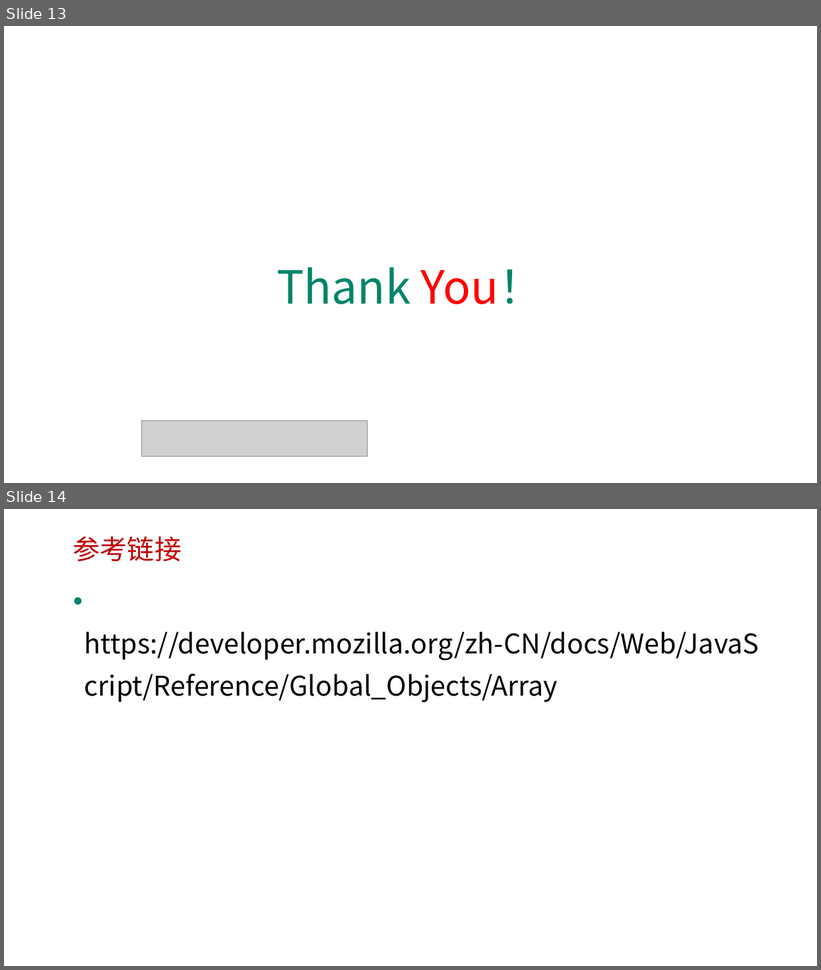
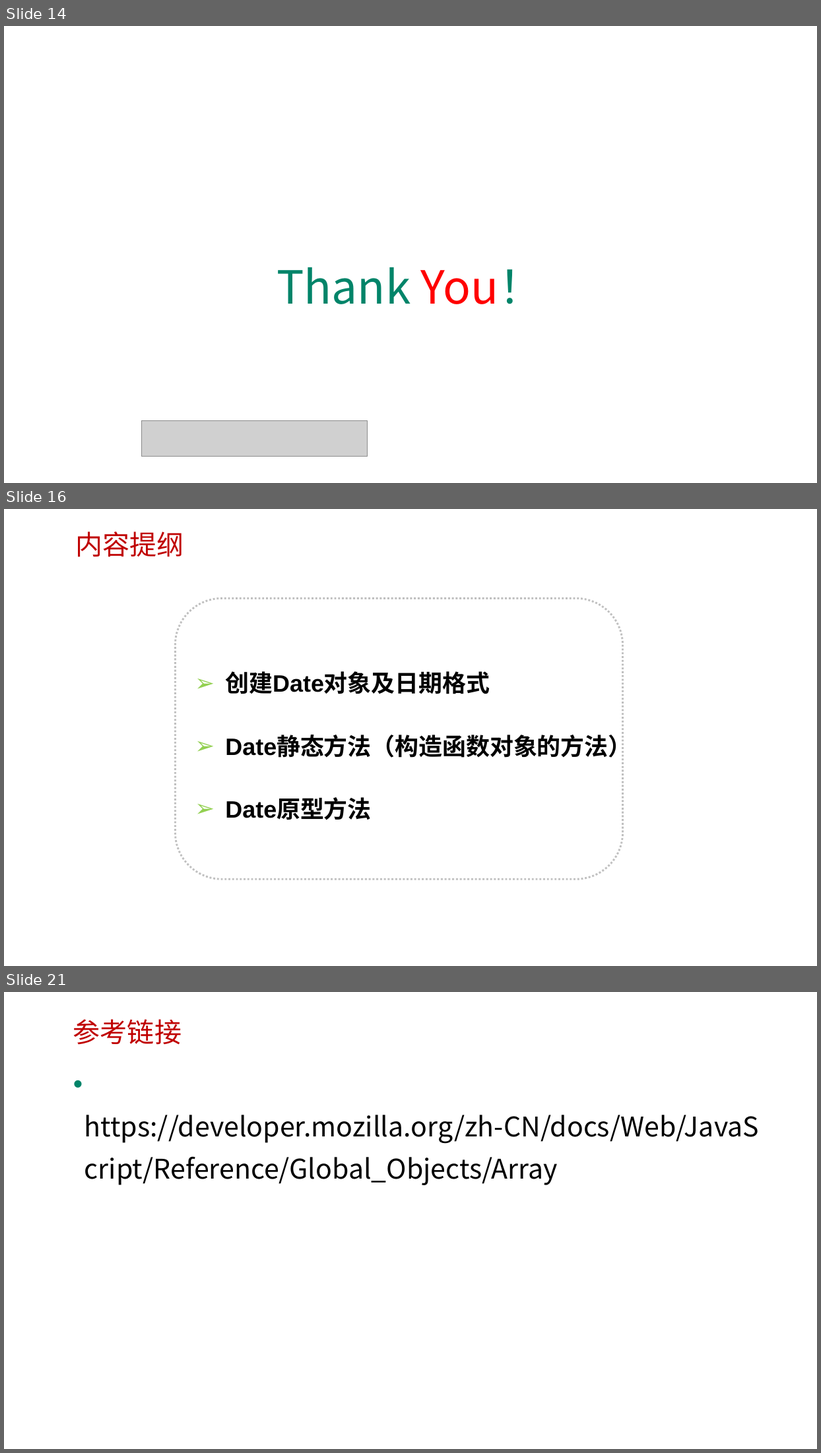
Before and after one commit to edu2act/course-javascript-advanced, a slide deck: 课程PPT/09.JavaScript标准内置对象-构造器（Array、Date、Error等）.pptx. Shown one above the other, each under a label of ours: slides 13 and 14 before the commit, slides 14, 16 and 21 after it; the slides between them are not shown. The pictures are 821x970 and 821x1453 pixels, drawn with LibreOffice and Linux fonts; fonts in the diff are those of the drawing; grey boxes stand for pictures; background and template pictures are left out. Boxes give left, top, right and bottom in pixels: in the first picture for what was removed or moved away, otherwise in the second. Text is boxed around its words. In the diff, an @@ line names an element or a change of style, - is before the commit and + after.

```diff
--- a/课程PPT/09.JavaScript标准内置对象-构造器（Array、Date、Error等）.pptx
+++ b/课程PPT/09.JavaScript标准内置对象-构造器（Array、Date、Error等）.pptx
@@ slide 16 added at (4,509,817,966), background picture (left out) @@
@@ text added at (75,531,184,557), 32 pt, text #C00000 @@
+内容提纲
@@ rounded rectangle added at (176,599,623,880), outline #C0C0C0 2.25 pt dashed, 28 pt, text #000000, bold @@
+➢ 创建Date对象及日期格式
+➢ Date静态方法（构造函数对象的方法）
+➢ Date原型方法
@@ what was slide 13 is now slide 14 @@
@@ what was slide 14 is now slide 21 @@
```
Also in this commit, not shown: 1 slide changed, 6 other slides added.
